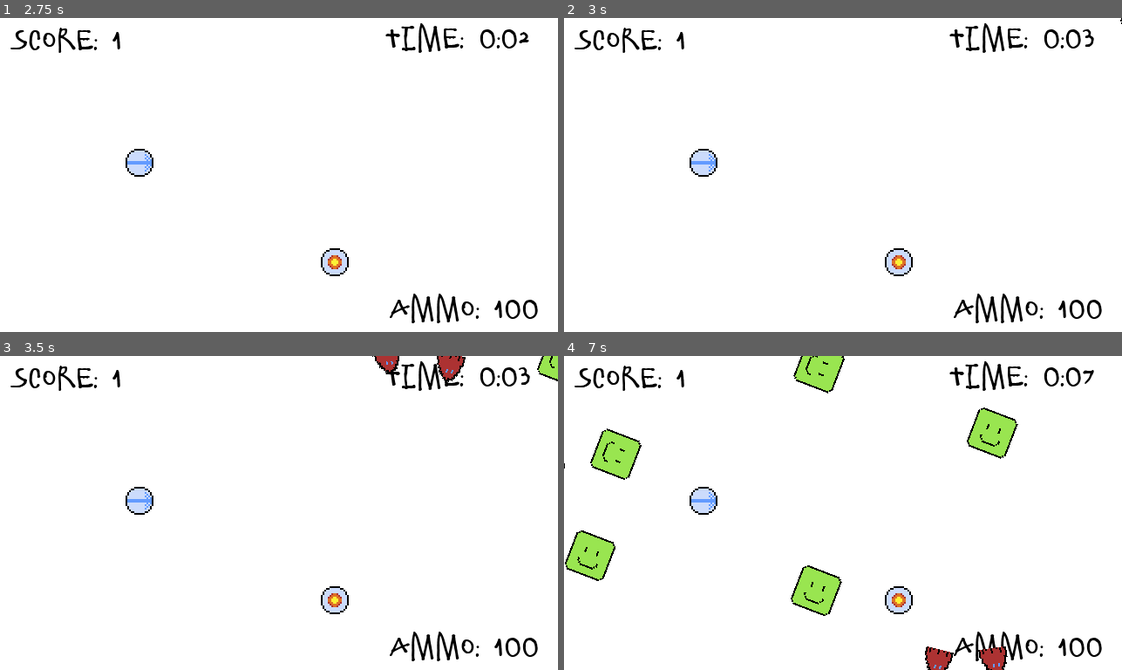
Above: before the commit, frames 1-4 (two rows, left to right).
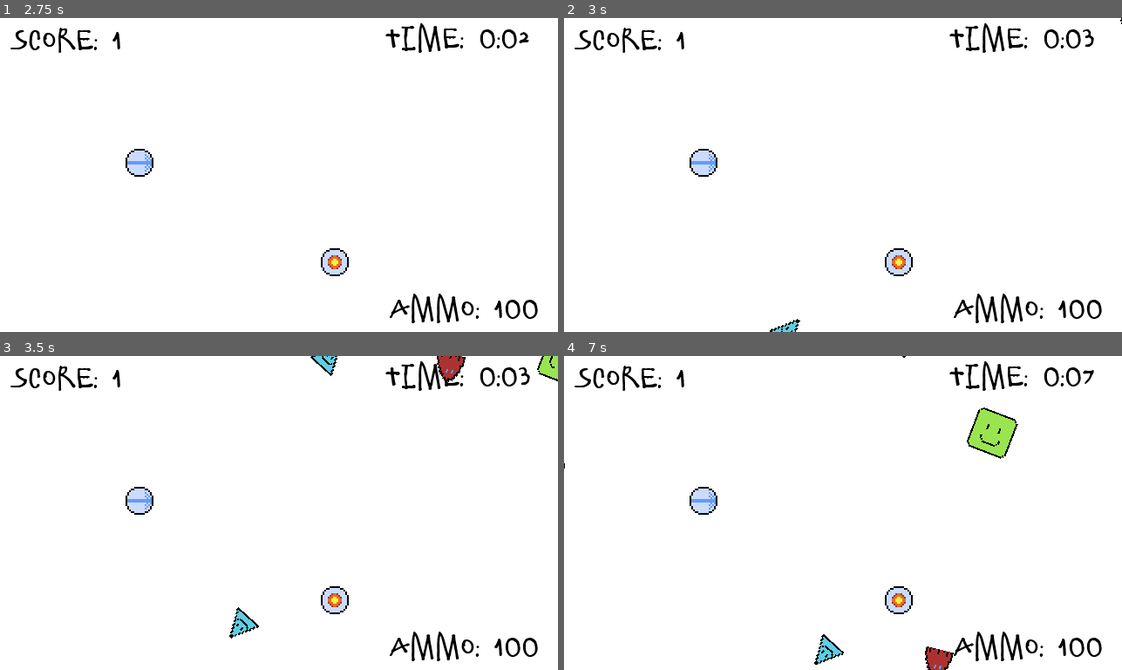
Above: after the commit, the same moments.

Repository: qbradq/gwj44
Game: Godot game, scene res://Scenes/Menu.tscn
Two runs of this game, one before a commit and one after it. Both use one fixed random seed, a clock stepped at 60 frames per second and the inputs below.
Inputs (mouse positions are in pixels of both pictures, inside the frame that each line leads up to):
- Up to frame 1 (2.75 s): click (111, 303) at 0.5 s; move the mouse to (401, 159) at 1.27 s; hold Right (ui_right) 1.28-2.03 s; click (401, 159) at 1.42 s; move the mouse to (167, 190) at 2.02 s; hold Down (ui_down) from 2.03 s (still down)
- Up to frame 2 (3 s): tap Enter at 2.75 s; move the mouse to (898, 105) at 2.77 s; release Down (ui_down) at 2.78 s; hold Right (ui_right) from 2.78 s (still down)
- Up to frame 3 (3.5 s): keep holding Right (ui_right)
- Up to frame 4 (7 s): move the mouse to (815, 575) at 3.52 s; release Right (ui_right) at 3.53 s; hold Up (ui_up) 3.53-4.28 s; click (815, 575) at 3.67 s; move the mouse to (1010, 560) at 4.27 s; hold Left (ui_left) 4.28-5.78 s; move the mouse to (675, 465) at 5.02 s; move the mouse to (870, 513) at 5.77 s; hold Down (ui_down) 5.78-6.53 s; click (870, 513) at 5.92 s; move the mouse to (759, 434) at 6.52 s; hold Right (ui_right) from 6.53 s (still down)

Frame 1 is identical in both runs. In frame 2, 0.1% of the frame differs, in the area x 36-43%, y 95-100%; in frame 3, 0.6%; in frame 4, 4.3%, in the area x 0-80%, y 0-100%.

Commit message:
Added Zipper enemy

Diff:
--- /dev/null
+++ b/Scenes/Enemy/Zipper.gd
@@ -0,0 +1,21 @@
+extends "res://Scenes/Enemy/Enemy.gd"
+
+var was_on_screen:bool
+
+func _ready():
+	var p = get_parent().find_node("Player")
+	if p != null:
+		velocity = (p.global_position - global_position).normalized() * speed
+	else:
+		print("BLARGGG!!!")
+
+func _physics_process(delta):
+	# AI processing
+	rotate(2 * PI * delta)
+	if $VisibilityNotifier2D.is_on_screen():
+		was_on_screen = true
+	else:
+		if was_on_screen:
+			queue_free()
+	# Base processing
+	._physics_process(delta)
--- /dev/null
+++ b/Scenes/Enemy/Zipper.tscn
@@ -0,0 +1,21 @@
+[gd_scene load_steps=5 format=2]
+
+[ext_resource path="res://Scenes/Enemy/Enemy.tscn" type="PackedScene" id=1]
+[ext_resource path="res://Art/Enemy/zipper.png" type="Texture" id=2]
+[ext_resource path="res://Scenes/Enemy/Zipper.gd" type="Script" id=3]
+
+[sub_resource type="ConvexPolygonShape2D" id=1]
+points = PoolVector2Array( 0, -8, 8, 8, -8, 8 )
+
+[node name="Enemy" instance=ExtResource( 1 )]
+script = ExtResource( 3 )
+speed = 25.0
+
+[node name="Sprite" parent="." index="1"]
+texture = ExtResource( 2 )
+
+[node name="CollisionShape2D" parent="." index="2"]
+shape = SubResource( 1 )
+
+[node name="VisibilityNotifier2D" type="VisibilityNotifier2D" parent="." index="3"]
+scale = Vector2( 0.8, 0.8 )
--- a/Scenes/Level/Spawner.gd
+++ b/Scenes/Level/Spawner.gd
@@ -2,7 +2,8 @@
 
 var enemy_scenes = [
 	preload("res://Scenes/Enemy/Bugoid.tscn"),
-	preload("res://Scenes/Enemy/Goober.tscn")
+	preload("res://Scenes/Enemy/Goober.tscn"),
+	preload("res://Scenes/Enemy/Zipper.tscn")
 ]
 
 var spawn_cooldown:float = 0.5
Binary file added: Art/Enemy/zipper.png
Not shown, added: Art/Enemy/zipper.png.import
